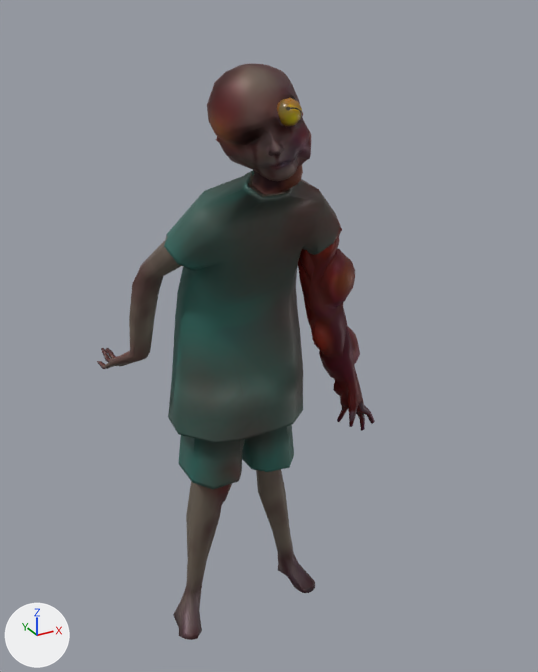
The FBX model FearFrog/Assets/Art/3D Models/Enemy/Monster.fbx: old version first, new version second.
Camera for both pictures: a 50 mm lens placed at (-1.05, -2.08, 2.21), pointed at (0.1, 0.02, 1.17). Every picture has the same lights, and +X, +Y and +Z are marked at lower left. The older version comes first. Both versions are drawn at frame 1 of the action 'metarig|Idle'; the numbers are the values there.

In view in the first picture: 'Eye', 'Main'.
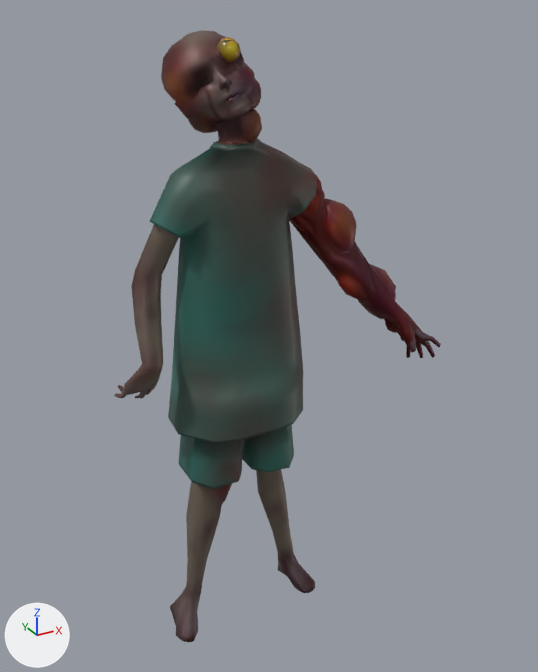
Edits to the bpy script that builds the scene:
```text
Change bone_spine_001:
    where bone_spine_001 = bpy.data.objects['metarig'].pose.bones['spine.001']  # child of 'spine'
    bone_spine_001.rotation_quaternion: (0.999, 0.054, 0.0, 0.0) -> (1.0, 0.0, 0.0, 0.0)  # degrees (6, 0, 0) -> degrees (0, 0, 0)
Change bone_spine_002:
    where bone_spine_002 = bpy.data.objects['metarig'].pose.bones['spine.002']  # child of 'spine.001'
    bone_spine_002.rotation_quaternion: (0.978, 0.208, 0.0, 0.0) -> (1.0, 0.0, 0.0, 0.0)  # degrees (24, 0, 0) -> degrees (0, 0, 0)
Change bone_upper_arm_l:
    where bone_upper_arm_l = bpy.data.objects['metarig'].pose.bones['upper_arm.L']  # child of 'shoulder.L'
    bone_upper_arm_l.rotation_quaternion: (0.972, 0.113, -0.087, -0.189) -> (1.0, 0.0, 0.0, 0.0)  # degrees (15, -7, -23) -> degrees (0, 0, 0)
Change bone_foot_r:
    where bone_foot_r = bpy.data.objects['metarig'].pose.bones['foot.R']  # child of 'shin.R'
    bone_foot_r.rotation_quaternion: (0.995, -0.102, 0.0, 0.0) -> (0.998, 0.067, 0.0, 0.0)  # degrees (-12, 0, 0) -> degrees (8, 0, 0)
```

Location of each change, [x1, y1, x2, y2] in pixels of the pictures (538 x 672 px):
'Main', posed (18% wider, 6% taller)
    before: [97, 63, 375, 640]
    after: [114, 30, 441, 642]
'Eye', posed (10% shorter)
    before: [277, 98, 302, 126]
    after: [217, 37, 241, 62]
bone 'spine.001', root to tip
    before: (231, 330) to (231, 263)
    after: (231, 330) to (228, 260)
bone 'spine.002', root to tip
    before: (231, 263) to (242, 224)
    after: (228, 260) to (226, 209)
bone 'upper_arm.L', root to tip
    before: (321, 214) to (330, 298)
    after: (295, 175) to (344, 246)
bone 'foot.R', root to tip
    before: (191, 591) to (202, 617)
    after: (191, 591) to (200, 620)
